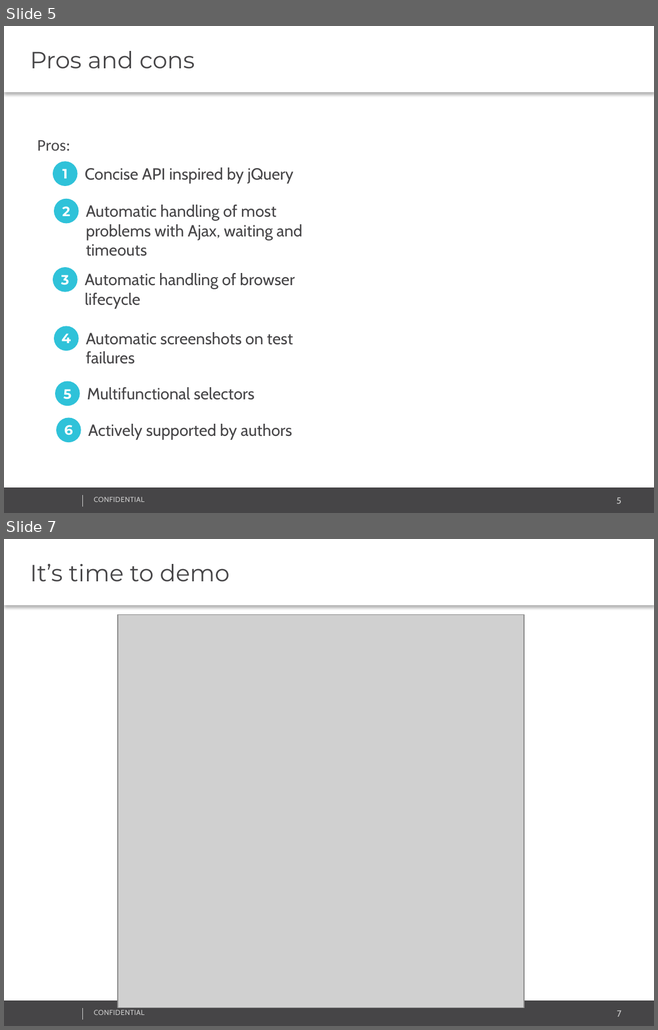
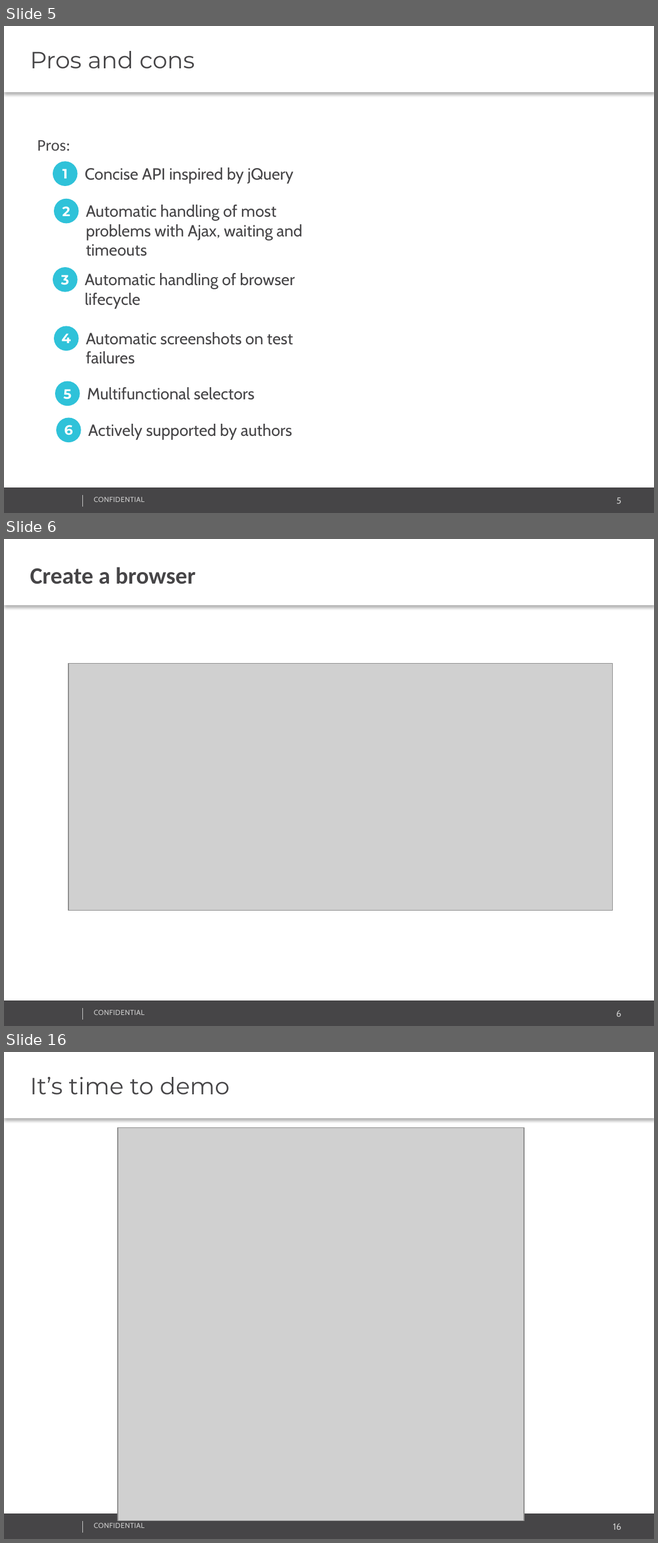
Before and after one commit to RamanPatsiayuk/Selenide, a slide deck: Selenide.pptx. Shown one above the other, each under a label of ours: slides 5 and 7 before the commit, slides 5, 6 and 16 after it; the slides between them are not shown. The pictures are 658x1030 and 658x1543 pixels, drawn with LibreOffice and Linux fonts; fonts in the diff are those of the drawing; grey boxes stand for pictures; background and template pictures are left out. Boxes give left, top, right and bottom in pixels: in the first picture for what was removed or moved away, otherwise in the second. Text is boxed around its words. In the diff, an @@ line names an element or a change of style, - is before the commit and + after.

```diff
--- a/Selenide.pptx
+++ b/Selenide.pptx
@@ slide 6 added at box(4, 539, 654, 1026), background #FFFFFF; not listed: 4 template elements that a slide beside it also shows @@
@@ text added at box(4, 539, 654, 605), fill #FFFFFF, 26 pt, text #464547, bold @@
+Create a browser
@@ picture added at box(68, 664, 612, 911) @@
@@ what was slide 7 is now slide 16 @@
@@ page number at box(612, 1524, 621, 1530): text changed @@
-7
+16
```
Also in this commit, not shown: 9 other slides added, 1 slide removed.
